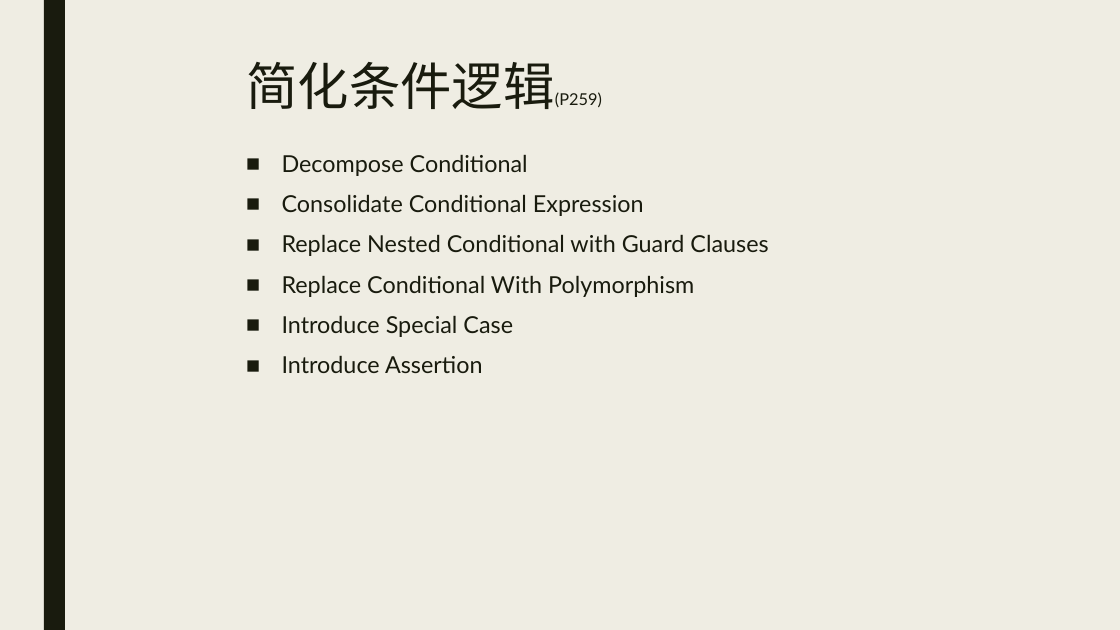
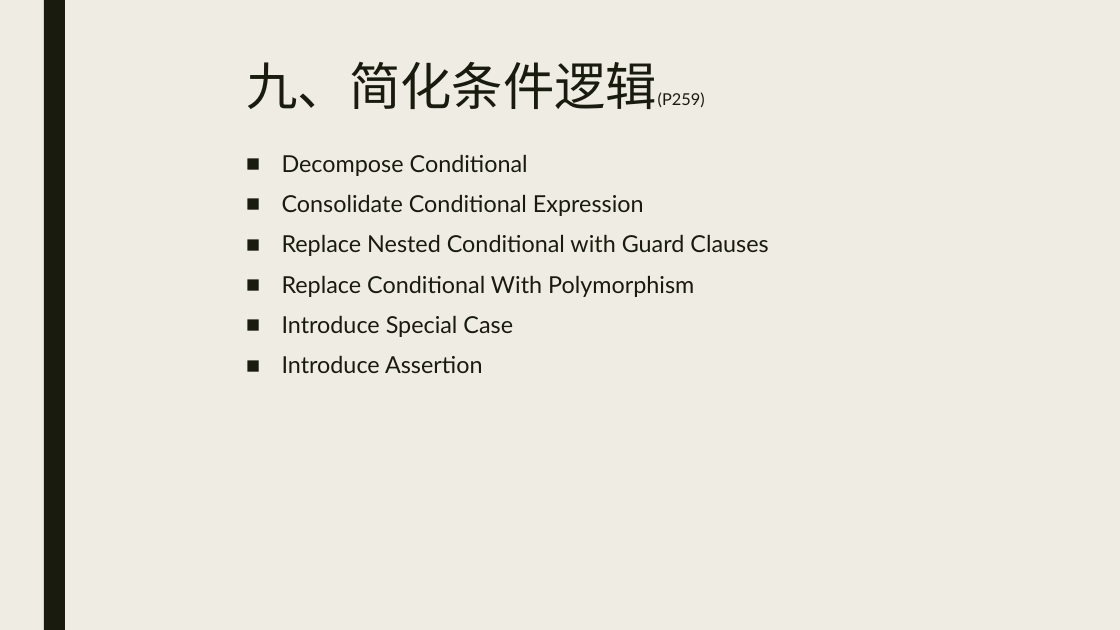
Before and after one commit to ZhengAu/CS_Study, a slide deck: slide 12 of Refactoring/Refactoring.pptx. Drawn at 1120x630 pixels with LibreOffice and Linux fonts; fonts in the diff are those of the drawing. Boxes give left, top, right and bottom in pixels: in the first picture for what was removed or moved away, otherwise in the second. Text is boxed around its words. In the diff, an @@ line names an element or a change of style, - is before the commit and + after.

```diff
--- a/Refactoring/Refactoring.pptx
+++ b/Refactoring/Refactoring.pptx
@@ title at (247,62,705,109): text changed @@
-简化条件逻辑(P259)
+九、简化条件逻辑(P259)
```
Also in this commit, not shown: 9 other slides changed.
